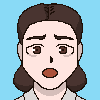
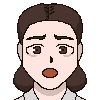
Layers edited between the first and the second 100x100 image:
hid "레이어 11" over 0, 0, 100, 100
